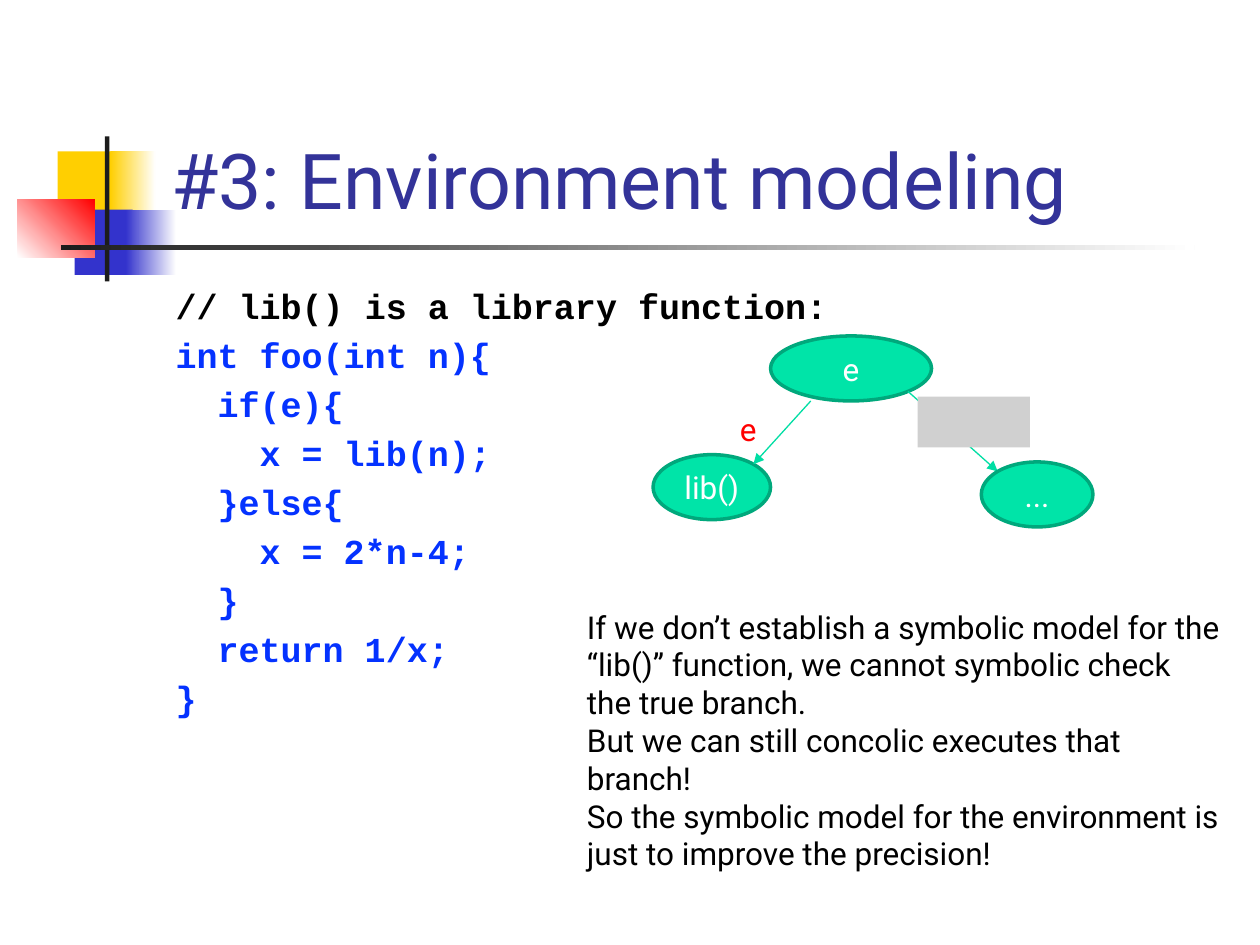
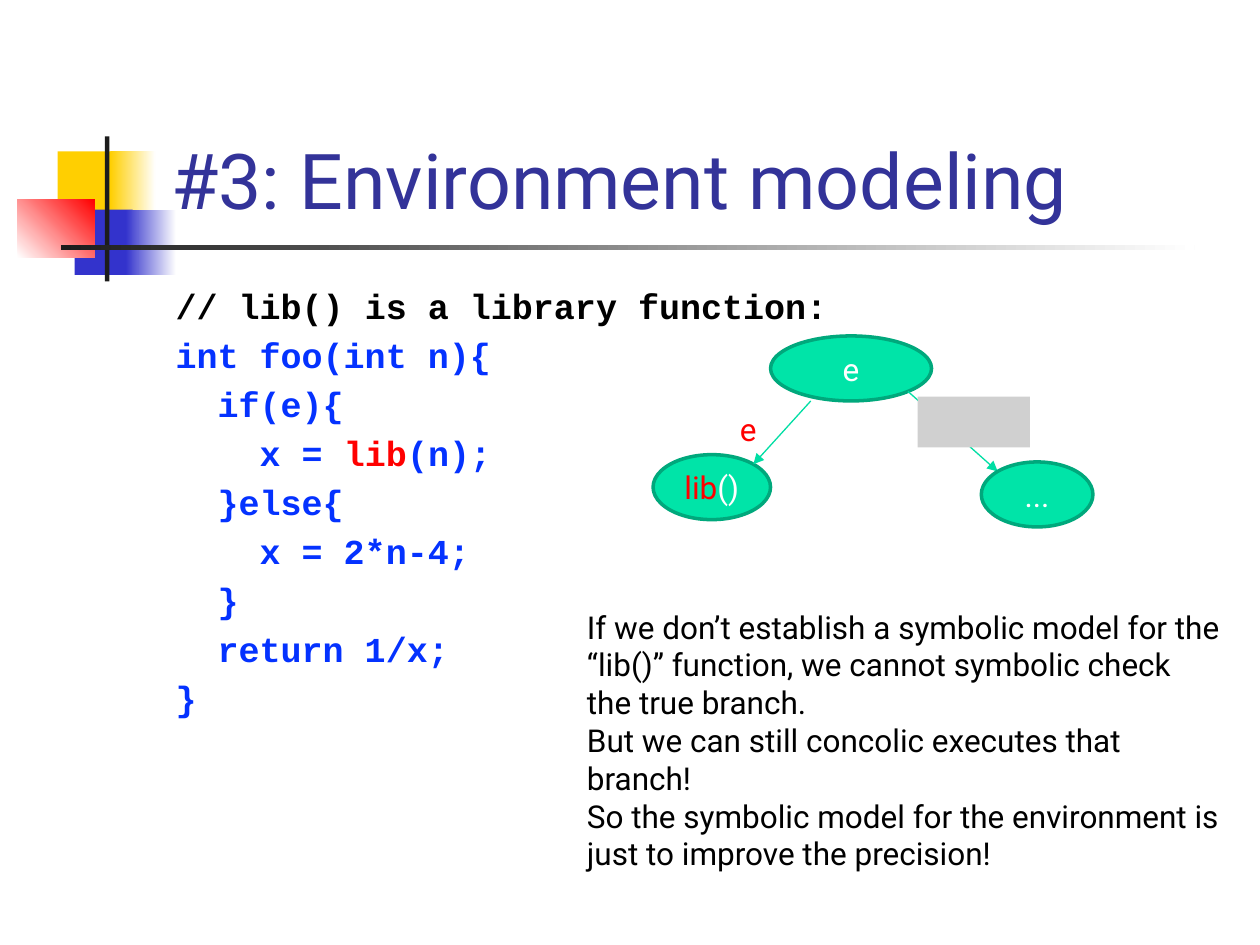
Before and after one commit to csslab-ustc/csslab-ustc.github.io, a slide deck: slide 25 of courses/theory/2022-spring/slides/lec18-concolic.pptx. Drawn at 1260x945 pixels with LibreOffice and Linux fonts; fonts in the diff are those of the drawing; grey boxes stand for pictures. Boxes give left, top, right and bottom in pixels: in the first picture for what was removed or moved away, otherwise in the second. Text is boxed around its words. In the diff, an @@ line names an element or a change of style, - is before the commit and + after.

```diff
--- a/courses/theory/2022-spring/slides/lec18-concolic.pptx
+++ b/courses/theory/2022-spring/slides/lec18-concolic.pptx
@@ text at (x1=260, y1=441, x2=491, y2=474): text colour #0432FF to #FF0000 in "lib(n);" @@
@@ ellipse "lib()" at (x1=653, y1=455, x2=770, y2=520): text colour #FFFFFF to #FF0000 in "lib()" @@
```
Also in this commit, not shown: 11 other slides changed, 2 other files.
